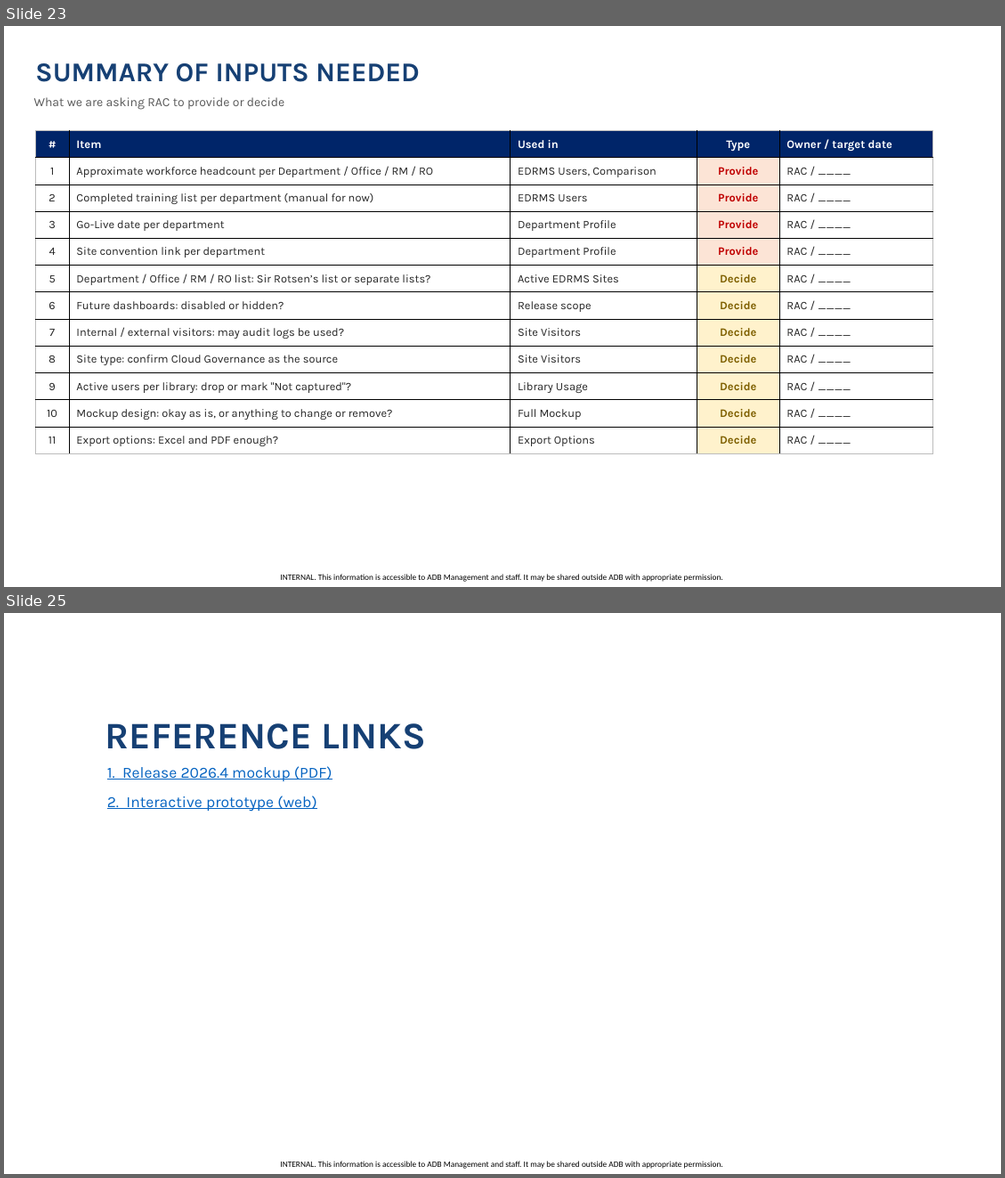
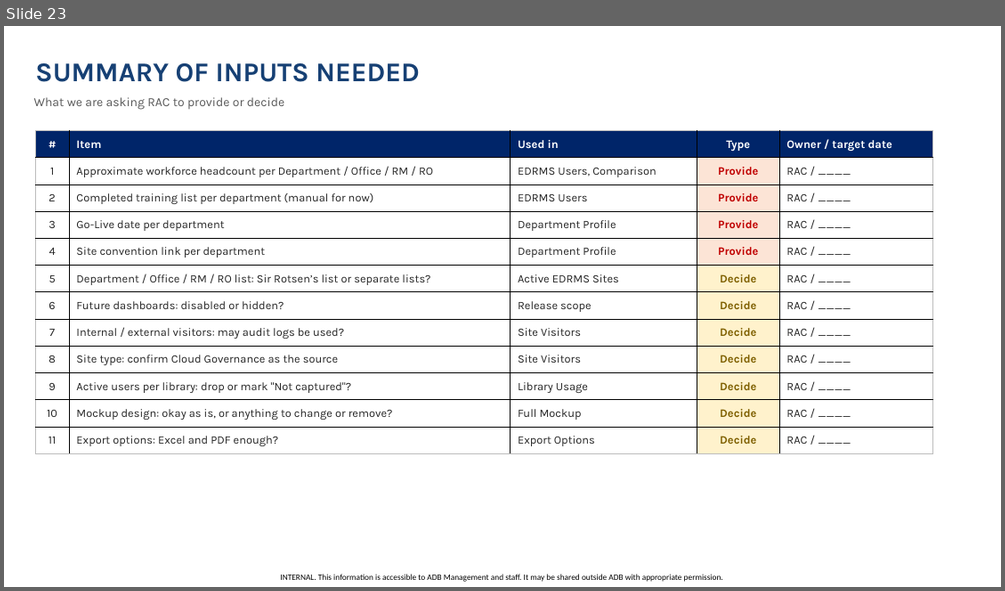
Before and after one commit to perezfiles01-droid/Jim, a slide deck: EDRMS_R2026.4_Requirements_Reconfirmation.pptx. Shown one above the other, each under a label of ours: slides 23 and 25 before the commit, slide 23 after it; the slides between them are not shown. The pictures are 1005x1178 and 1005x591 pixels, drawn with LibreOffice and Linux fonts; fonts in the diff are those of the drawing; background and template pictures are left out. Boxes give left, top, right and bottom in pixels: in the first picture for what was removed or moved away, otherwise in the second. Text is boxed around its words. In the diff, an @@ line names an element or a change of style, - is before the commit and + after.

```diff
--- a/EDRMS_R2026.4_Requirements_Reconfirmation.pptx
+++ b/EDRMS_R2026.4_Requirements_Reconfirmation.pptx
@@ slide 25 removed at [4,613,1001,1174], background #FFFFFF; not listed: 1 template element that a slide beside it also shows @@
@@ title removed at [105,723,426,749] @@
-REFERENCE LINKS
@@ text removed at [107,766,332,811] @@
-1. Release 2026.4 mockup (PDF)
-2. Interactive prototype (web)
```
Also in this commit, not shown: 19 slides changed, 1 slide added, 1 other slide removed, 1 other file.
